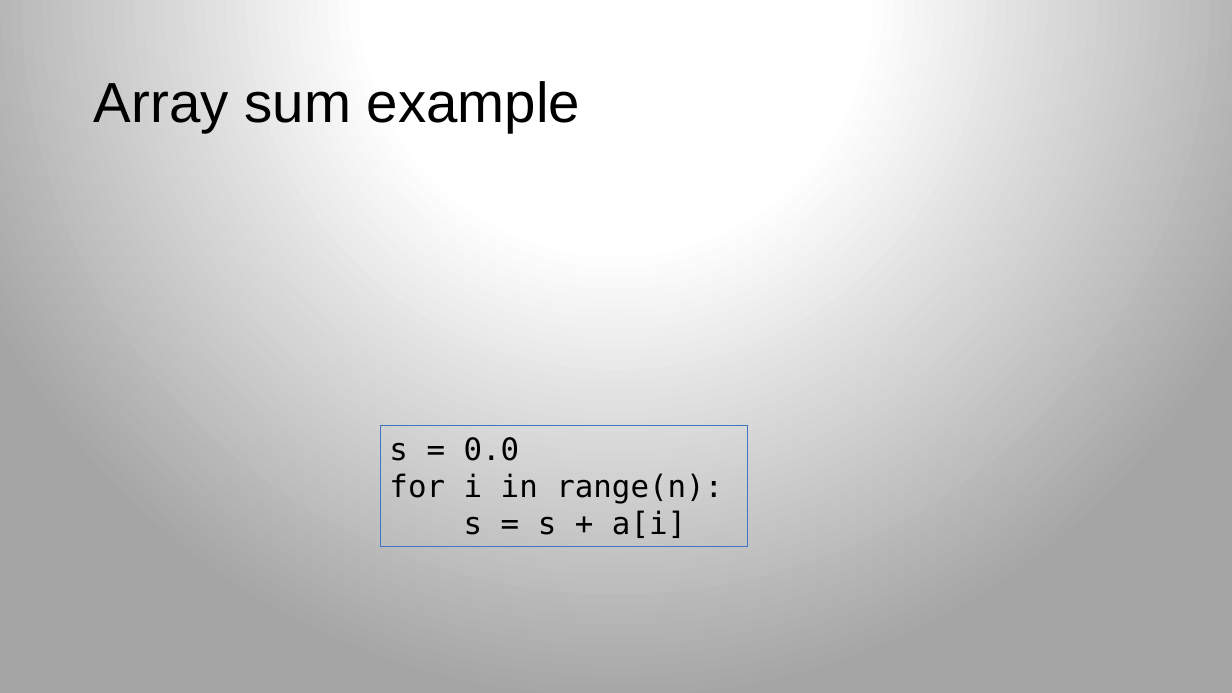
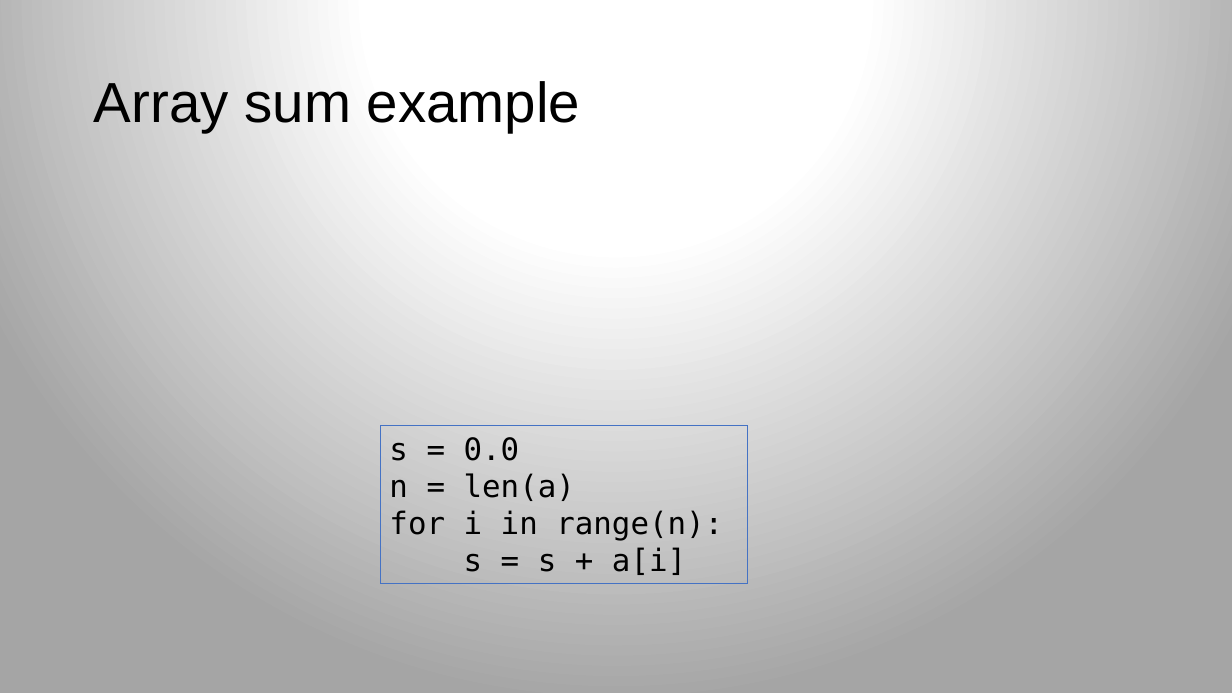
Before and after one commit to parrt/msds689, a slide deck: slide 7 of notes/complexity.pptx. Drawn at 1232x693 pixels with LibreOffice and Linux fonts; fonts in the diff are those of the drawing; grey boxes stand for pictures; background and template pictures are left out. Boxes give left, top, right and bottom in pixels: in the first picture for what was removed or moved away, otherwise in the second. Text is boxed around its words. In the diff, an @@ line names an element or a change of style, - is before the commit and + after.

```diff
--- a/notes/complexity.pptx
+++ b/notes/complexity.pptx
@@ rectangle "s = 0.0": place and size @@
-rectangle "s = 0.0" at box(381, 425, 749, 546)
+rectangle "s = 0.0" at box(381, 425, 749, 584)
@@ text in rectangle at box(389, 473, 575, 501): paragraph added @@
+n = len(a)
```
Also in this commit, not shown: 2 other slides changed, 9 slides added, 6 other files.
